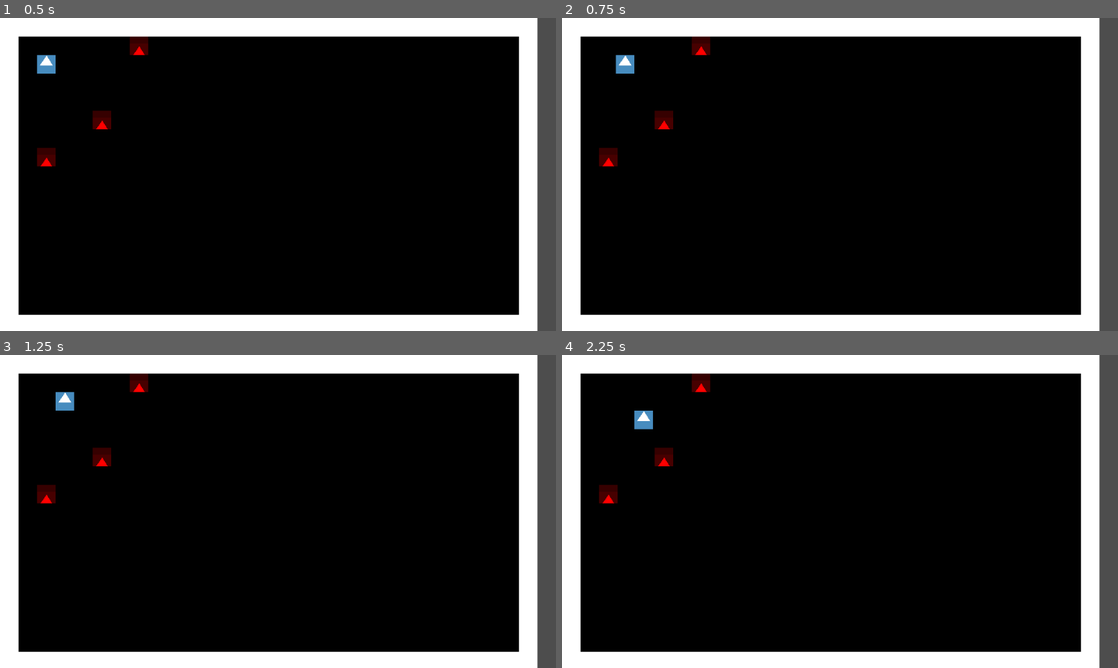
Above: before the commit, frames 1-4 (two rows, left to right).
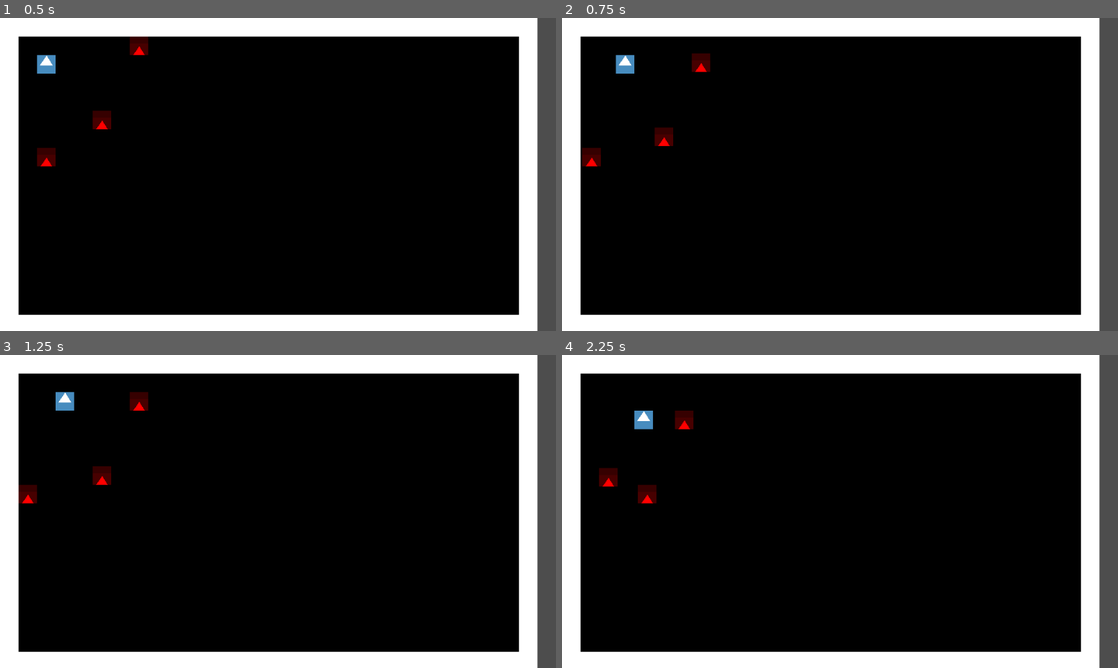
Above: after the commit, the same moments.

Repository: deengames-prototypes/roguelike-base
Game: Godot game, scene res://contexts/core/scenes/CoreGameScene.tscn
Two runs of this game, one before a commit and one after it. Both use one fixed random seed, a clock stepped at 60 frames per second and the inputs below. The engine's default icon, where the game draws it, is replaced by a stand-in: a white triangle on a blue panel in a dark square.
Inputs:
- Up to frame 1 (0.5 s): no input
- Up to frame 2 (0.75 s): tap Enter at 0.5 s; hold Right (ui_right) from 0.53 s (still down)
- Up to frame 3 (1.25 s): keep holding Right (ui_right)
- Up to frame 4 (2.25 s): tap Space at 1.25 s; release Right (ui_right) at 1.28 s; hold Down (ui_down) 1.28-2.03 s; tap Enter at 2 s; hold Right (ui_right) from 2.03 s (still down)

Frame 1 is identical in both runs. In frame 2, 1.1% of the frame differs, in the area x 3-27%, y 6-48%; in frame 3, 1.2%; in frame 4, 1.2%, in the area x 6-27%, y 6-48%.

Commit message:
Monsters move. Randomly.
On top of each other, into walls.

Diff:
--- a/source/contexts/core/scenes/CoreGameScene.gd
+++ b/source/contexts/core/scenes/CoreGameScene.gd
@@ -1 +1,13 @@
 extends Node2D
+
+func _ready():
+	CoreEventBus.player_moving.connect(move_monsters)
+
+func move_monsters():
+	var monsters = get_tree().get_nodes_in_group("Monsters")
+
+	for monster in monsters:
+		if monster == null or not is_instance_valid(monster):
+			continue
+
+		monster.try_to_move()
--- a/source/contexts/core/scenes/CoreGameScene.tscn
+++ b/source/contexts/core/scenes/CoreGameScene.tscn
@@ -6,6 +6,7 @@
 [ext_resource type="PackedScene" uid="uid://u23i4xaa74q5" path="res://contexts/core/scenes/entities/Monster.tscn" id="4_vk0oa"]
 
 [sub_resource type="TileSetAtlasSource" id="TileSetAtlasSource_bwpdi"]
+resource_name = "<null>"
 texture = ExtResource("1_3swem")
 texture_region_size = Vector2i(32, 32)
 0:0/0 = 0
--- /dev/null
+++ b/source/contexts/core/scenes/entities/Monster.gd
@@ -0,0 +1,9 @@
+class_name Monster
+extends BaseEntity
+
+func _ready() -> void:
+	CoreEventBus.player_moving.connect(try_to_move)
+
+func try_to_move():
+	var direction = [Vector2i.UP, Vector2i.DOWN, Vector2i.RIGHT, Vector2i.LEFT].pick_random()
+	self.move(direction)
--- a/source/contexts/core/scenes/entities/Monster.tscn
+++ b/source/contexts/core/scenes/entities/Monster.tscn
@@ -1,15 +1,13 @@
-[gd_scene load_steps=3 format=3 uid="uid://u23i4xaa74q5"]
+[gd_scene load_steps=4 format=3 uid="uid://u23i4xaa74q5"]
 
+[ext_resource type="Script" path="res://contexts/core/scenes/entities/Monster.gd" id="1_1sq1g"]
 [ext_resource type="Texture2D" uid="uid://bmm16sxc4md27" path="res://icon.png" id="1_vkbqt"]
 
 [sub_resource type="RectangleShape2D" id="RectangleShape2D_0rhk3"]
 size = Vector2(32, 32)
 
-[node name="Monster" type="Area2D"]
-
-[node name="CollisionShape2D" type="CollisionShape2D" parent="."]
-position = Vector2(16, 16)
-shape = SubResource("RectangleShape2D_0rhk3")
+[node name="Monster" type="Area2D" groups=["Monsters"]]
+script = ExtResource("1_1sq1g")
 
 [node name="Sprite2D" type="Sprite2D" parent="."]
 self_modulate = Color(1, 0, 0, 1)
@@ -17,3 +15,11 @@
 centered = false
 region_enabled = true
 region_rect = Rect2(16, 0, 32, 32)
+
+[node name="CollisionShape2D" type="CollisionShape2D" parent="."]
+position = Vector2(16, 16)
+shape = SubResource("RectangleShape2D_0rhk3")
+
+[node name="RayCast2D" type="RayCast2D" parent="."]
+position = Vector2(16, 16)
+target_position = Vector2(0, 32)
--- a/source/contexts/core/scenes/entities/Player.gd
+++ b/source/contexts/core/scenes/entities/Player.gd
@@ -1,35 +1,22 @@
-extends Area2D
+class_name Player
+extends BaseEntity
 
-const MOVE_TIME_SECONDS:float = 0.25
-const TILE_SIZE:int = 32
-
-var is_moving:bool = false
-
-@onready var ray = $RayCast2D
-
-var inputs = {
-	"ui_right": Vector2.RIGHT,
-	"ui_left": Vector2.LEFT,
-	"ui_up": Vector2.UP,
-	"ui_down": Vector2.DOWN
+var direction_vectors = {
+	"right": Vector2.RIGHT,
+	"left": Vector2.LEFT,
+	"up": Vector2.UP,
+	"down": Vector2.DOWN
 }
 
 func _unhandled_key_input(event: InputEvent) -> void:
 	if is_moving:
 		return
 
-	for direction in inputs.keys():
-		if event.is_action_pressed(direction):
-			move(direction)
+	for direction in direction_vectors.keys():
+		var direction_vector:Vector2i = direction_vectors[direction]
+		if event.is_action_pressed("ui_%s" % direction):
+			if not can_move(direction_vector):
+				continue
 
-func move(direction):
-	ray.target_position = inputs[direction] * TILE_SIZE
-	ray.force_raycast_update()
-	if ray.is_colliding():
-		return
-
-	var tween = create_tween()
-	tween.tween_property(self, "position", position + inputs[direction] * TILE_SIZE, MOVE_TIME_SECONDS).set_trans(Tween.TRANS_SINE)
-	is_moving = true
-	await tween.finished
-	is_moving = false
+			move(direction_vector, true)
+			break
--- a/source/contexts/core/scenes/entities/Player.tscn
+++ b/source/contexts/core/scenes/entities/Player.tscn
@@ -20,5 +20,6 @@
 shape = SubResource("RectangleShape2D_8nh0t")
 
 [node name="RayCast2D" type="RayCast2D" parent="."]
+unique_name_in_owner = true
 position = Vector2(16, 16)
 target_position = Vector2(0, 32)
--- /dev/null
+++ b/source/contexts/core/scripts/BaseEntity.gd
@@ -0,0 +1,32 @@
+class_name BaseEntity
+extends Area2D
+
+const MOVE_TIME_SECONDS:float = 0.25
+const TILE_SIZE:int = 32
+
+var is_moving:bool = false
+var ray:RayCast2D
+
+func _ready():
+	ray = %RayCast2D
+
+func can_move(direction:Vector2i) -> bool:
+	ray.target_position = direction * TILE_SIZE
+	ray.force_raycast_update()
+	return not ray.is_colliding()
+
+func move(direction:Vector2i, emit_events:bool = false):
+	var tween = create_tween()
+	var destination:Vector2 = self.position + Vector2(direction * TILE_SIZE)
+	tween.tween_property(self, "position", destination, MOVE_TIME_SECONDS).set_trans(Tween.TRANS_SINE)
+
+	is_moving = true
+
+	if emit_events:
+		CoreEventBus.player_moving.emit()
+
+	await tween.finished
+	is_moving = false
+
+	if emit_events:
+		CoreEventBus.player_moved.emit()
--- a/source/contexts/core/scripts/CoreEventBus.gd
+++ b/source/contexts/core/scripts/CoreEventBus.gd
@@ -1,6 +1,6 @@
 extends Node
 
-# Picked a destination tile, updated the Array2D, and is about to tween
+# Picked a destination tile, about to tween
 signal player_moving
 
 # Done tweening to his new place
--- a/source/contexts/core/scripts/EntityTweener.gd
+++ /dev/null
@@ -1,42 +0,0 @@
-class_name EntityTweener
-extends Node
-
-var _entity_data:Array2D
-var _move_checker:MoveChecker
-
-func _init(entity_data:Array2D, move_checker:MoveChecker):
-	_entity_data = entity_data
-	_move_checker = move_checker
-
-func move(tree:SceneTree, entity:Node2D, coordinates:Vector2i) -> void:
-	if entity == null or not is_instance_valid(entity):
-		return
-
-	if "is_tweening" in entity and entity.is_tweening:
-		return
-
-	var entity_tile = Vector2i(entity.position / 32)
-	_entity_data.set_at(entity_tile, null)
-	_entity_data.set_at(coordinates, entity)
-
-	if "is_tweening" in entity:
-		# For player. Don't allow multiple moves concurrently.
-		entity.is_tweening = true
-
-	# Has to be done here, or we get a "Tween started with no tweeners" error.
-	var tween = tree.create_tween()
-	tween.tween_property(entity, "position", Vector2(coordinates) * 32, 0.1)
-
-	tween.finished.connect(func():
-		if "is_tweening" in entity:
-			entity.is_tweening = false)
-
-func attack(tree:SceneTree, entity:Node2D, direction:Vector2) -> void:
-	direction = direction.normalized()
-
-	# Has to be done here, or we get a "Tween started with no tweeners" error.
-	var tween = tree.create_tween()
-	tween.tween_property(entity, "position", entity.position + (direction * 16), 0.1)
-	tween.finished.connect(func():
-		tween = tree.create_tween()
-		tween.tween_property(entity, "position", entity.position - (direction * 16), 0.1))
